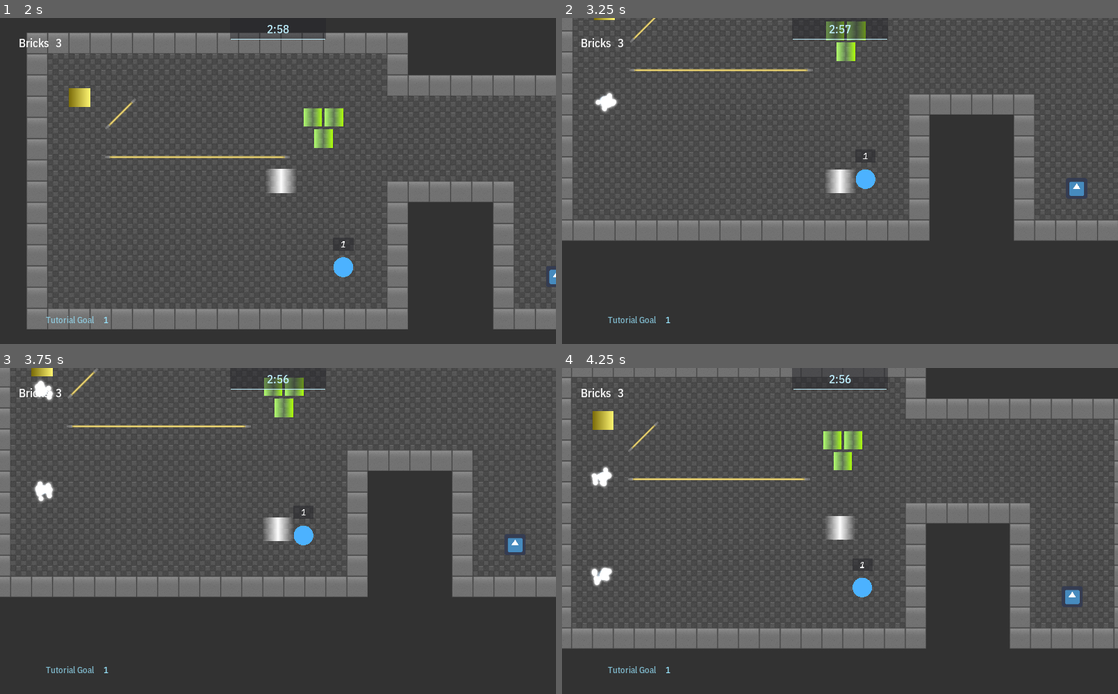
Above: before the commit, frames 1-4 (two rows, left to right).
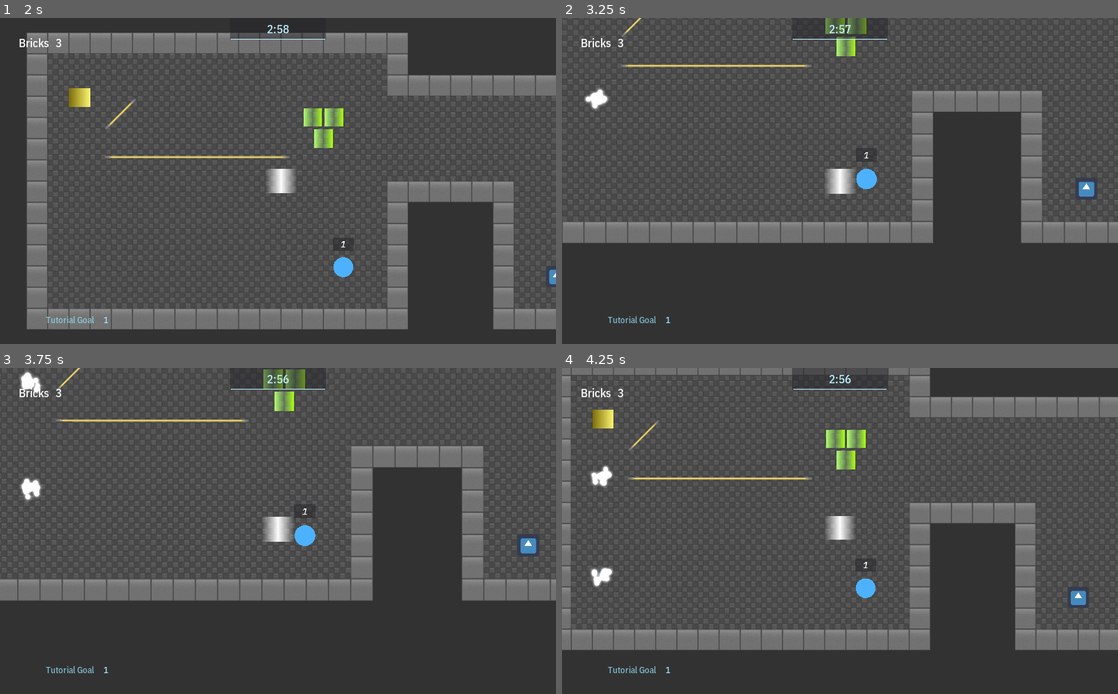
Above: after the commit, the same moments.

Repository: Calinou/escape-space
Game: Godot game, scene res://menu/menu.tscn
The game is run twice, just before and just after one commit, with the same random seed, the same clock (stepped at 60 frames per second) and the same inputs. The engine's default icon, where the game draws it, is replaced by a stand-in: a white triangle on a blue panel in a dark square. Sound files missing from this copy of the repository are replaced by a short silence.
Inputs (mouse positions are in pixels of both pictures, inside the frame that each line leads up to):
- Up to frame 1 (2 s): click "Play" at 0.5 s; tap Enter at 1.25 s; move the mouse to (400, 164) at 1.27 s; hold Right (move_right) from 1.28 s (still down)
- Up to frame 2 (3.25 s): move the mouse to (728, 197) at 2.02 s; release Right (move_right) at 2.03 s; hold Down (move_down) 2.03-2.78 s; move the mouse to (895, 109) at 2.77 s; hold Right (move_right) from 2.78 s (still down)
- Up to frame 3 (3.75 s): move the mouse to (250, 596) at 3.52 s; release Right (move_right) at 3.53 s; hold Up (move_up) from 3.53 s (still down)
- Up to frame 4 (4.25 s): keep holding Up (move_up)

Frame 1 is identical in both runs. In frame 2, 7.5% of the frame differs, in the area x 0-100%, y 0-70%; in frame 3, 9.5%, in the area x 0-100%, y 0-72%; in frame 4, 7.4%.

Commit message:
Refactor paddle movement to make diagonal movement slower

Diff:
--- a/game/paddle/paddle.gd
+++ b/game/paddle/paddle.gd
@@ -16,24 +16,27 @@
 # The zoom-out factor per pixel/s of movement
 const CAMERA_ZOOM_FACTOR = 0.0005
 
+# Where the player intends to go
 var motion := Vector2()
 
 onready var camera := $Camera2D as Camera2D
 onready var tween := $Tween as Tween
 
 func _integrate_forces(state: Physics2DDirectBodyState) -> void:
+	motion = Vector2.ZERO
+
 	if Input.is_action_pressed("move_up"):
-		motion.y -= ACCELERATION * state.step
+		motion.y = -1
 	elif Input.is_action_pressed("move_down"):
-		motion.y += ACCELERATION * state.step
+		motion.y = 1
 
 	if Input.is_action_pressed("move_left"):
-		motion.x -= ACCELERATION * state.step
+		motion.x = -1
 	elif Input.is_action_pressed("move_right"):
-		motion.x += ACCELERATION * state.step
+		motion.x = 1
 
-	motion *= FRICTION
-	linear_velocity = motion
+	motion = motion.normalized()
+	linear_velocity = (linear_velocity + motion * ACCELERATION * state.step) * FRICTION
 
 	tween.start()
 	tween.interpolate_property(
